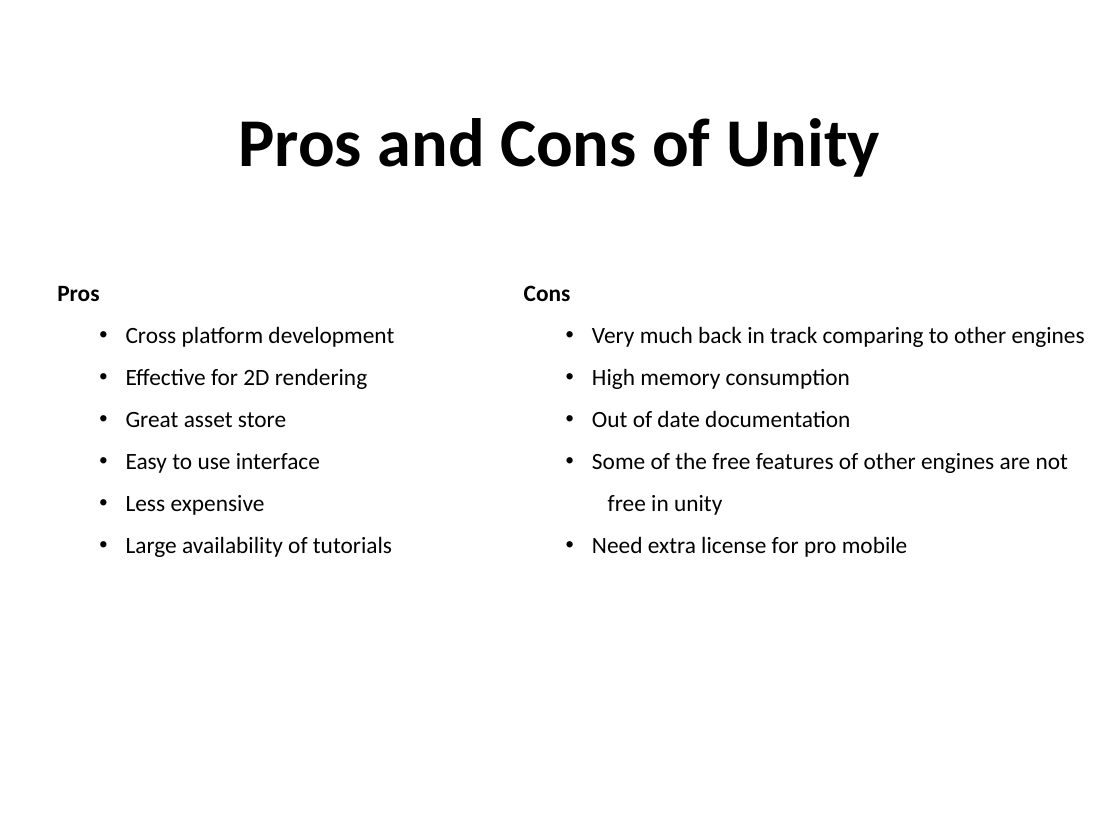
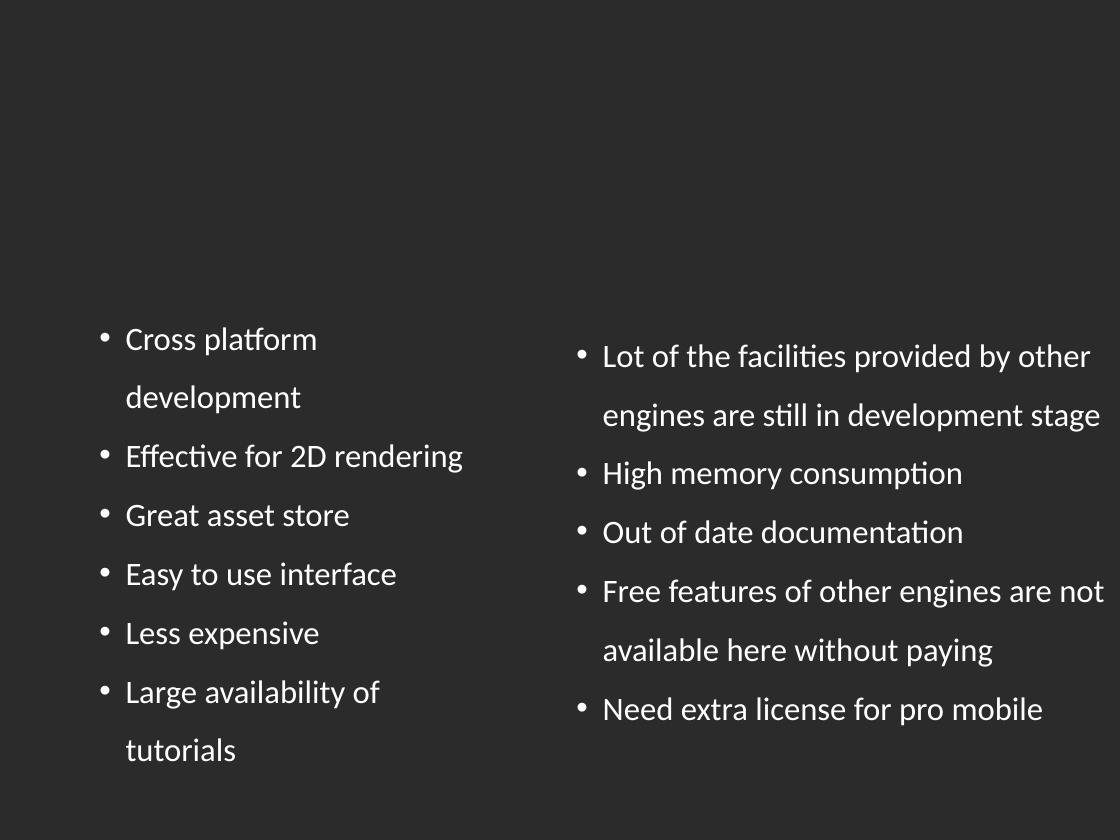
Before and after one commit to achuthanandGit/SDV602-GameProject, a slide deck: slide 4 of Milestone 1/SDV602 ppt for video.pptx. Drawn at 1120x840 pixels with LibreOffice and Linux fonts; fonts in the diff are those of the drawing; background and template pictures are left out; a plain dark background stands for a picture behind light text. Boxes give left, top, right and bottom in pixels: in the first picture for what was removed or moved away, otherwise in the second. Text is boxed around its words. In the diff, an @@ line names an element or a change of style, - is before the commit and + after.

```diff
--- a/Milestone 1/SDV602 ppt for video.pptx
+++ b/Milestone 1/SDV602 ppt for video.pptx
@@ background #FFFFFF to picture (left out) @@
@@ title removed at box(238, 118, 880, 177) @@
-Pros and Cons of Unity
@@ text "Cross platform development" at box(126, 327, 463, 762): size 20 to 28 pt, text colour #000000 to #FFFFFF @@
@@ text at box(57, 286, 99, 301): paragraph removed @@
-Pros
@@ text "Lot of the facilities provided ...": place and size @@
-text "Lot of the facilities provided ..." at box(524, 285, 1085, 557)
+text "Lot of the facilities provided ..." at box(603, 344, 1104, 726)
@@ text at box(603, 344, 1101, 432): text changed; size 20 to 28 pt; text colour #000000 to #FFFFFF @@
-Cons
-  • Very much back in track comparing to other engines
+  • Lot of the facilities provided by other engines are still in development stage
@@ text at box(603, 461, 1044, 726): size 20 to 28 pt, text colour #000000 to #FFFFFF in "High memory consumption", "Out of date documentation", "Need extra license for pro mobile" @@
@@ text at box(603, 579, 1104, 667): text changed; size 20 to 28 pt; text colour #000000 to #FFFFFF @@
-  • Some of the free features of other engines are not
-  free in unity
+  • Free features of other engines are not available here without paying
```
Also in this commit, not shown: 5 other slides changed, 1 slide added, 18 other files.
